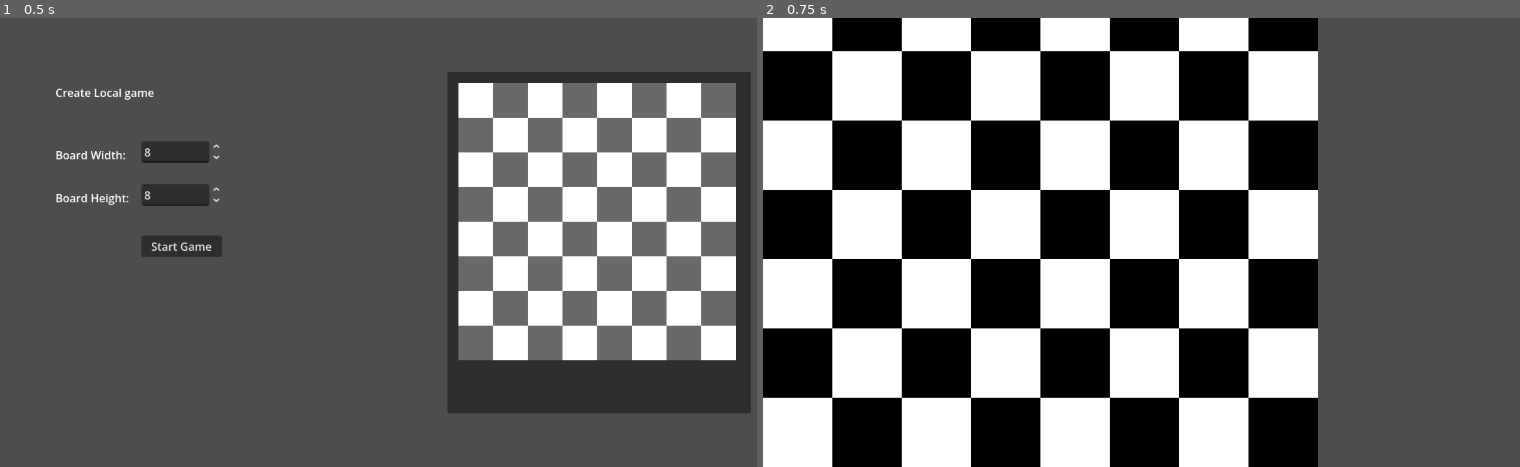
Above: before the commit, frames 1-2 (left to right).
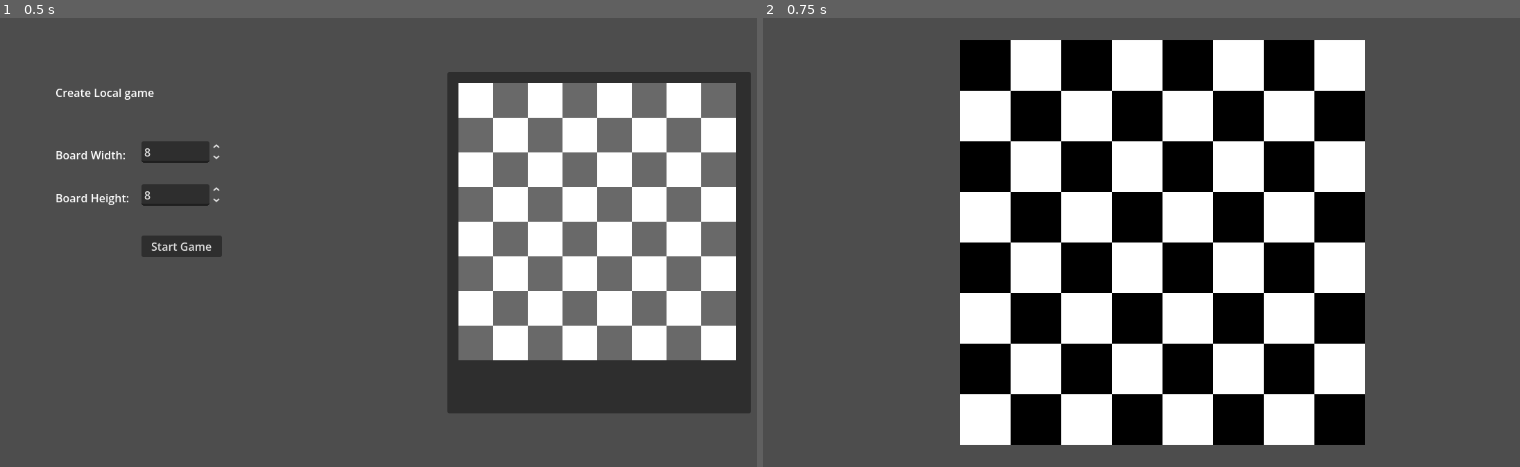
Above: after the commit, the same moments.

Repository: LeoHolman/chesslike
Game: Godot game, scene res://Scenes/LocalGameMenu.tscn
Same seed, same stepped clock (60 frames per second), same inputs: the game is played once before the commit and once after it.
Inputs:
- Up to frame 1 (0.5 s): no input
- Up to frame 2 (0.75 s): click "Start Game" at 0.5 s

Frame 1 is identical in both runs. In frame 2, 58% of the frame differs, in the area x 0-80%, y 0-100%.

Commit message:
style: board fits within window

Diff:
--- a/Scripts/local_game.gd
+++ b/Scripts/local_game.gd
@@ -1,30 +1,58 @@
 extends Node2D
 
+var WhiteTile = preload("res://Scenes/WhiteTile.tscn")
+var BlackTile = preload("res://Scenes/BlackTile.tscn")
+const BOARD_MARGIN_RATIO = 0.05
 
-# Called when the node enters the scene tree for the first time.
 func _ready() -> void:
-	var height = $"/root/GameManager".BoardHeight
-	var width = $"/root/GameManager".BoardWidth
-	var WhiteTile = load("res://Scenes/WhiteTile.tscn")
-	var BlackTile = load("res://Scenes/BlackTile.tscn")
-	var viewportSize = get_viewport_rect().size
-	var currentX = 0.0
-	var currentY = viewportSize.y
+	get_viewport().size_changed.connect(_on_viewport_resized)
+	_build_board()
 
-	var isWhiteTile = true
+func _on_viewport_resized() -> void:
+	_build_board()
+
+func _get_dimension(value: Variant, fallback: int) -> int:
+	if value is int:
+		return max(value, 1)
+	if value is float:
+		return max(roundi(value), 1)
+	if value is String:
+		return max(value.to_int(), 1)
+	return max(fallback, 1)
+
+func _build_board() -> void:
+	for child in get_children():
+		child.queue_free()
+
+	var height = _get_dimension($"/root/GameManager".BoardHeight, 8)
+	var width = _get_dimension($"/root/GameManager".BoardWidth, 8)
+	var viewport_size = get_viewport_rect().size
+	var safe_width = viewport_size.x * (1.0 - BOARD_MARGIN_RATIO * 2.0)
+	var safe_height = viewport_size.y * (1.0 - BOARD_MARGIN_RATIO * 2.0)
+	var tile_size = min(safe_width / max(width, 1), safe_height / max(height, 1))
+
+	var board_width = width * tile_size
+	var board_height = height * tile_size
+	var offset_x = (viewport_size.x - board_width) / 2.0
+	var offset_y = (viewport_size.y - board_height) / 2.0
+	var current_x = offset_x
+	var current_y = viewport_size.y - offset_y
+
+	var is_white_tile = true
 
 	for i in height:
-		currentX = 0.0
-		currentY -= 100.0
-		if i > 0 and fmod(width,2.0) == 0:
-			isWhiteTile = not isWhiteTile
+		current_x = offset_x
+		current_y -= tile_size
+		if i > 0 and width % 2 == 0:
+			is_white_tile = not is_white_tile
 		for j in width:
 			var tile
-			if isWhiteTile:
+			if is_white_tile:
 				tile = WhiteTile.instantiate()
 			else:
 				tile = BlackTile.instantiate()
-			get_tree().current_scene.add_child(tile)
-			tile.position = Vector2(currentX, currentY)
-			isWhiteTile = not isWhiteTile
-			currentX += 100.0
+			add_child(tile)
+			tile.position = Vector2(current_x, current_y)
+			tile.scale = Vector2(tile_size / 100.0, tile_size / 100.0)
+			is_white_tile = not is_white_tile
+			current_x += tile_size
